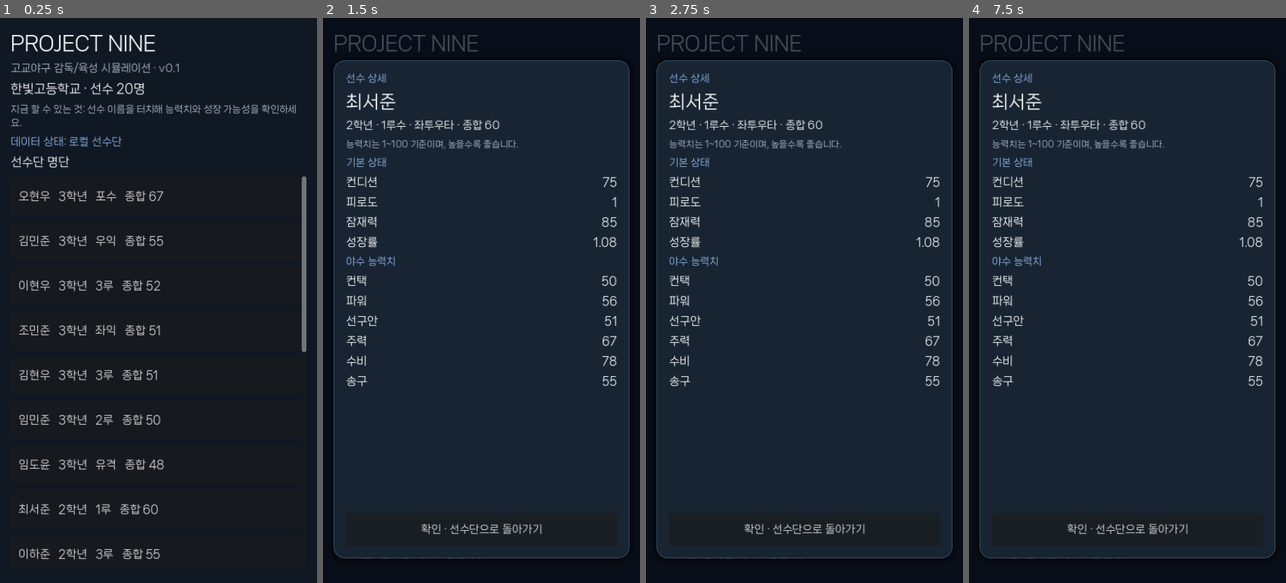
Above: before the commit, frames 1-4 (left to right).
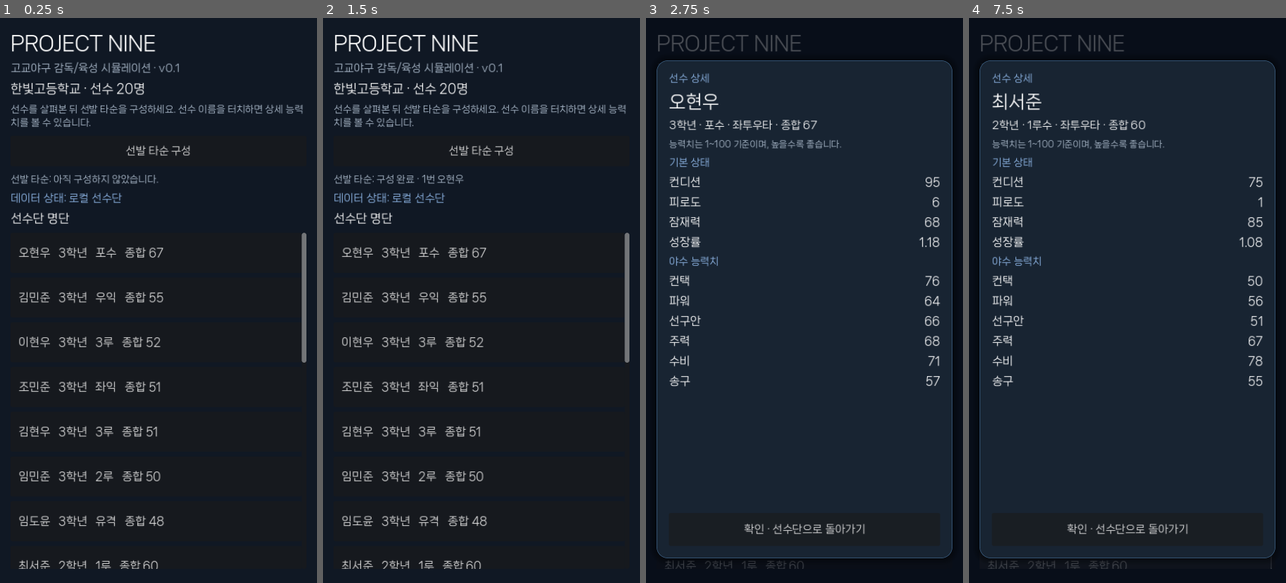
Above: after the commit, the same moments.

Repository: CyCle03/ProjectNine
Game: Godot game, scene res://scenes/main.tscn
The game is run twice, just before and just after one commit, with the same random seed, the same clock (stepped at 60 frames per second) and the same inputs.
Inputs (mouse positions are in pixels of both pictures, inside the frame that each line leads up to):
- Up to frame 1 (0.25 s): no input
- Up to frame 2 (1.5 s): click (481, 153) at 0.5 s, where only the run after the commit has a clickable "선발 타순 구성"; click (481, 503) at 1.25 s, where only the run after the commit has a clickable "타순 확정"
- Up to frame 3 (2.75 s): click "오현우 3학년 포수 종합 67" at 2 s
- Up to frame 4 (7.5 s): click "김민준 3학년 우익 종합 55" at 2.75 s; click "이현우 3학년 3루 종합 52" at 3.5 s; click "조민준 3학년 좌익 종합 51" at 4.25 s; click "김현우 3학년 3루 종합 51" at 5 s; click "임민준 3학년 2루 종합 50" at 5.75 s; click "임도윤 3학년 유격 종합 48" at 6.5 s; click "최서준 2학년 1루 종합 60" at 7.25 s

The runs differ from the first frame. In frame 1, 8.3% of the frame differs, in the area x 3-97%, y 15-98%; in frame 2, 9.1%, in the area x 3-97%, y 3-98%; in frame 3, 1.2%; in frame 4, 0.2%.

Commit message:
Add batting lineup configuration

Diff:
--- a/scripts/models/team.gd
+++ b/scripts/models/team.gd
@@ -1,8 +1,11 @@
 class_name Team
 extends RefCounted
 
+const LINEUP_SIZE := 9
+
 var team_name: String
 var players: Array[Player] = []
+var batting_order: Array[String] = []
 
 func _init(name: String = "새 학교") -> void:
 	team_name = name
@@ -21,15 +24,46 @@
 			result.append(player)
 	return result
 
+func get_player(player_id: String) -> Player:
+	for player in players:
+		if player.id == player_id:
+			return player
+	return null
+
+func default_batting_order() -> Array[String]:
+	var sorted_players := players.duplicate()
+	sorted_players.sort_custom(func(a: Player, b: Player): return a.overall() > b.overall())
+	var result: Array[String] = []
+	for player in sorted_players:
+		if result.size() >= LINEUP_SIZE:
+			break
+		result.append(player.id)
+	return result
+
+func set_batting_order(player_ids: Array[String]) -> bool:
+	if player_ids.size() != LINEUP_SIZE:
+		return false
+	var unique_ids := {}
+	for player_id in player_ids:
+		if unique_ids.has(player_id) or get_player(player_id) == null:
+			return false
+		unique_ids[player_id] = true
+	batting_order = player_ids.duplicate()
+	return true
+
 func to_dict() -> Dictionary:
 	var data: Array[Dictionary] = []
 	for player in players:
 		data.append(player.to_dict())
-	return {"team_name": team_name, "players": data}
+	return {"team_name": team_name, "players": data, "batting_order": batting_order}
 
 static func from_dict(data: Dictionary) -> Team:
 	var team := Team.new(str(data.get("team_name", "새 학교")))
 	for player_data in data.get("players", []):
 		if player_data is Dictionary:
 			team.add_player(Player.new(player_data))
+	var saved_order: Array[String] = []
+	for player_id in data.get("batting_order", []):
+		saved_order.append(str(player_id))
+	team.set_batting_order(saved_order)
 	return team
--- /dev/null
+++ b/scripts/ui/lineup_screen.gd
@@ -0,0 +1,133 @@
+class_name LineupScreen
+extends Control
+
+signal saved(player_ids: Array[String])
+signal closed
+
+var team: Team
+var selector_container: VBoxContainer
+var error_label: Label
+var selectors: Array[OptionButton] = []
+
+func _ready() -> void:
+	set_anchors_and_offsets_preset(Control.PRESET_FULL_RECT)
+	z_index = 10
+	mouse_filter = Control.MOUSE_FILTER_STOP
+
+	var backdrop := ColorRect.new()
+	backdrop.color = Color(0.02, 0.04, 0.08, 0.72)
+	backdrop.set_anchors_and_offsets_preset(Control.PRESET_FULL_RECT)
+	backdrop.mouse_filter = Control.MOUSE_FILTER_STOP
+	add_child(backdrop)
+
+	var panel := PanelContainer.new()
+	panel.set_anchors_and_offsets_preset(Control.PRESET_FULL_RECT)
+	panel.offset_left = 18
+	panel.offset_top = 44
+	panel.offset_right = -18
+	panel.offset_bottom = -28
+	panel.add_theme_stylebox_override("panel", _make_panel_style())
+	add_child(panel)
+
+	var margin := MarginContainer.new()
+	margin.add_theme_constant_override("margin_left", 20)
+	margin.add_theme_constant_override("margin_right", 20)
+	margin.add_theme_constant_override("margin_top", 20)
+	margin.add_theme_constant_override("margin_bottom", 20)
+	panel.add_child(margin)
+
+	var layout := VBoxContainer.new()
+	layout.add_theme_constant_override("separation", 12)
+	margin.add_child(layout)
+
+	var title := Label.new()
+	title.text = "선발 타순 구성"
+	title.add_theme_font_size_override("font_size", 28)
+	layout.add_child(title)
+	var guide := Label.new()
+	guide.text = "1~9번 타자를 선택하세요. 같은 선수는 한 번만 넣을 수 있습니다. 수비 위치와 경기 시뮬레이션은 다음 단계에서 추가됩니다."
+	guide.autowrap_mode = TextServer.AUTOWRAP_WORD_SMART
+	guide.add_theme_font_size_override("font_size", 15)
+	guide.add_theme_color_override("font_color", Color("aebdce"))
+	layout.add_child(guide)
+
+	var scroll := ScrollContainer.new()
+	scroll.size_flags_vertical = Control.SIZE_EXPAND_FILL
+	layout.add_child(scroll)
+	selector_container = VBoxContainer.new()
+	selector_container.add_theme_constant_override("separation", 8)
+	scroll.add_child(selector_container)
+
+	error_label = Label.new()
+	error_label.add_theme_font_size_override("font_size", 15)
+	error_label.add_theme_color_override("font_color", Color("ffb4ab"))
+	error_label.autowrap_mode = TextServer.AUTOWRAP_WORD_SMART
+	layout.add_child(error_label)
+
+	var save_button := Button.new()
+	save_button.text = "타순 확정"
+	save_button.custom_minimum_size.y = 54
+	save_button.add_theme_font_size_override("font_size", 18)
+	save_button.pressed.connect(_save)
+	layout.add_child(save_button)
+	var close_button := Button.new()
+	close_button.text = "취소"
+	close_button.custom_minimum_size.y = 48
+	close_button.pressed.connect(func(): closed.emit())
+	layout.add_child(close_button)
+
+func show_team(value: Team) -> void:
+	team = value
+	if not is_node_ready():
+		await ready
+	for child in selector_container.get_children():
+		child.queue_free()
+	selectors.clear()
+	error_label.text = ""
+	var order := team.batting_order if team.batting_order.size() == Team.LINEUP_SIZE else team.default_batting_order()
+	for slot in Team.LINEUP_SIZE:
+		_add_selector(slot, order[slot] if slot < order.size() else "")
+
+func _add_selector(slot: int, selected_id: String) -> void:
+	var row := HBoxContainer.new()
+	row.add_theme_constant_override("separation", 12)
+	selector_container.add_child(row)
+	var number := Label.new()
+	number.text = "%d번" % (slot + 1)
+	number.custom_minimum_size.x = 48
+	number.vertical_alignment = VERTICAL_ALIGNMENT_CENTER
+	number.add_theme_font_size_override("font_size", 18)
+	row.add_child(number)
+	var selector := OptionButton.new()
+	selector.size_flags_horizontal = Control.SIZE_EXPAND_FILL
+	selector.custom_minimum_size.y = 46
+	selector.add_theme_font_size_override("font_size", 17)
+	for player in team.players:
+		selector.add_item("%s · %s · 종합 %d" % [player.player_name, player.primary_position, player.overall()])
+		selector.set_item_metadata(selector.item_count - 1, player.id)
+		if player.id == selected_id:
+			selector.select(selector.item_count - 1)
+	row.add_child(selector)
+	selectors.append(selector)
+
+func _save() -> void:
+	var ids: Array[String] = []
+	for selector in selectors:
+		ids.append(str(selector.get_item_metadata(selector.selected)))
+	var unique_ids := {}
+	for player_id in ids:
+		if unique_ids.has(player_id):
+			error_label.text = "같은 선수가 중복되었습니다. 각 타순에 다른 선수를 선택하세요."
+			return
+		unique_ids[player_id] = true
+	saved.emit(ids)
+
+func _make_panel_style() -> StyleBoxFlat:
+	var style := StyleBoxFlat.new()
+	style.bg_color = Color("182432")
+	style.border_color = Color("365778")
+	style.set_border_width_all(1)
+	style.set_corner_radius_all(18)
+	style.shadow_color = Color(0, 0, 0, 0.4)
+	style.shadow_size = 12
+	return style
--- a/scripts/ui/roster_screen.gd
+++ b/scripts/ui/roster_screen.gd
@@ -5,6 +5,8 @@
 var team: Team
 var roster_container: VBoxContainer
 var detail: PlayerDetail
+var lineup_screen: LineupScreen
+var lineup_label: Label
 var sync_label: Label
 var api_request: HTTPRequest
 var request_mode := ""
@@ -13,6 +15,7 @@
 	team = PlayerGenerator.new().create_test_team()
 	_build_ui()
 	_populate_roster()
+	_update_lineup_label()
 	_sync_remote_team()
 
 func _build_ui() -> void:
@@ -42,11 +45,22 @@
 	team_label.add_theme_font_size_override("font_size", 21)
 	page.add_child(team_label)
 	var guide := Label.new()
-	guide.text = "지금 할 수 있는 것: 선수 이름을 터치해 능력치와 성장 가능성을 확인하세요."
+	guide.text = "선수를 살펴본 뒤 선발 타순을 구성하세요. 선수 이름을 터치하면 상세 능력치를 볼 수 있습니다."
 	guide.autowrap_mode = TextServer.AUTOWRAP_WORD_SMART
 	guide.add_theme_font_size_override("font_size", 16)
 	guide.add_theme_color_override("font_color", Color("aebdce"))
 	page.add_child(guide)
+	var lineup_button := Button.new()
+	lineup_button.text = "선발 타순 구성"
+	lineup_button.custom_minimum_size.y = 52
+	lineup_button.add_theme_font_size_override("font_size", 18)
+	lineup_button.pressed.connect(_open_lineup)
+	page.add_child(lineup_button)
+	lineup_label = Label.new()
+	lineup_label.add_theme_font_size_override("font_size", 16)
+	lineup_label.add_theme_color_override("font_color", Color("aebdce"))
+	lineup_label.autowrap_mode = TextServer.AUTOWRAP_WORD_SMART
+	page.add_child(lineup_label)
 	sync_label = Label.new()
 	sync_label.text = "데이터 상태: 로컬 선수단"
 	sync_label.add_theme_color_override("font_color", Color("8fb7e8"))
@@ -66,6 +80,11 @@
 	detail.visible = false
 	detail.closed.connect(func(): detail.visible = false)
 	add_child(detail)
+	lineup_screen = LineupScreen.new()
+	lineup_screen.visible = false
+	lineup_screen.closed.connect(func(): lineup_screen.visible = false)
+	lineup_screen.saved.connect(_set_batting_order)
+	add_child(lineup_screen)
 	api_request = HTTPRequest.new()
 	api_request.request_completed.connect(_on_api_completed)
 	add_child(api_request)
@@ -87,9 +106,30 @@
 	detail.show_player(player)
 	detail.visible = true
 
-func _sync_remote_team() -> void:
-	request_mode = "load"
-	api_request.request(API_BASE + "/api/save")
+func _open_lineup() -> void:
+	lineup_screen.show_team(team)
+	lineup_screen.visible = true
+
+func _set_batting_order(player_ids: Array[String]) -> void:
+	if not team.set_batting_order(player_ids):
+		return
+	lineup_screen.visible = false
+	_update_lineup_label()
+	_sync_remote_team(true)
+
+func _update_lineup_label() -> void:
+	if team.batting_order.size() != Team.LINEUP_SIZE:
+		lineup_label.text = "선발 타순: 아직 구성하지 않았습니다."
+		return
+	var lead_off := team.get_player(team.batting_order[0])
+	lineup_label.text = "선발 타순: 구성 완료 · 1번 %s" % (lead_off.player_name if lead_off != null else "미정")
+
+func _sync_remote_team(save_only: bool = false) -> void:
+	request_mode = "save" if save_only else "load"
+	if save_only:
+		api_request.request(API_BASE + "/api/save", ["Content-Type: application/json"], HTTPClient.METHOD_PUT, JSON.stringify({"team": team.to_dict()}))
+	else:
+		api_request.request(API_BASE + "/api/save")
 
 func _on_api_completed(result: int, code: int, _headers: PackedStringArray, body: PackedByteArray) -> void:
 	if result != HTTPRequest.RESULT_SUCCESS or code != 200: return
@@ -100,6 +140,7 @@
 		if data is Dictionary and data.has("team"):
 			team = Team.from_dict(data["team"])
 			_populate_roster()
+			_update_lineup_label()
 			sync_label.text = "데이터 상태: 계정 선수단을 불러왔습니다"
 		else:
 			request_mode = "save"
--- a/tests/test_models.gd
+++ b/tests/test_models.gd
@@ -14,6 +14,15 @@
 	for player in team.players:
 		_check(player.grade >= 1 and player.grade <= 3, "grade is valid")
 		_check(player.overall() >= 1 and player.overall() <= 100, "overall is valid")
+	var default_order := team.default_batting_order()
+	_check(default_order.size() == Team.LINEUP_SIZE, "default lineup contains nine players")
+	_check(team.set_batting_order(default_order), "valid lineup is accepted")
+	_check(not team.set_batting_order(default_order.slice(0, 8)), "short lineup is rejected")
+	var duplicate_order := default_order.duplicate()
+	duplicate_order[8] = duplicate_order[0]
+	_check(not team.set_batting_order(duplicate_order), "duplicate lineup player is rejected")
+	var restored_team := Team.from_dict(team.to_dict())
+	_check(restored_team.batting_order == default_order, "lineup survives serialization")
 	print("PASS: all model tests" if failures == 0 else "FAIL: %d test(s)" % failures)
 	quit(failures)
 
Not shown, added: scripts/ui/lineup_screen.gd.uid
